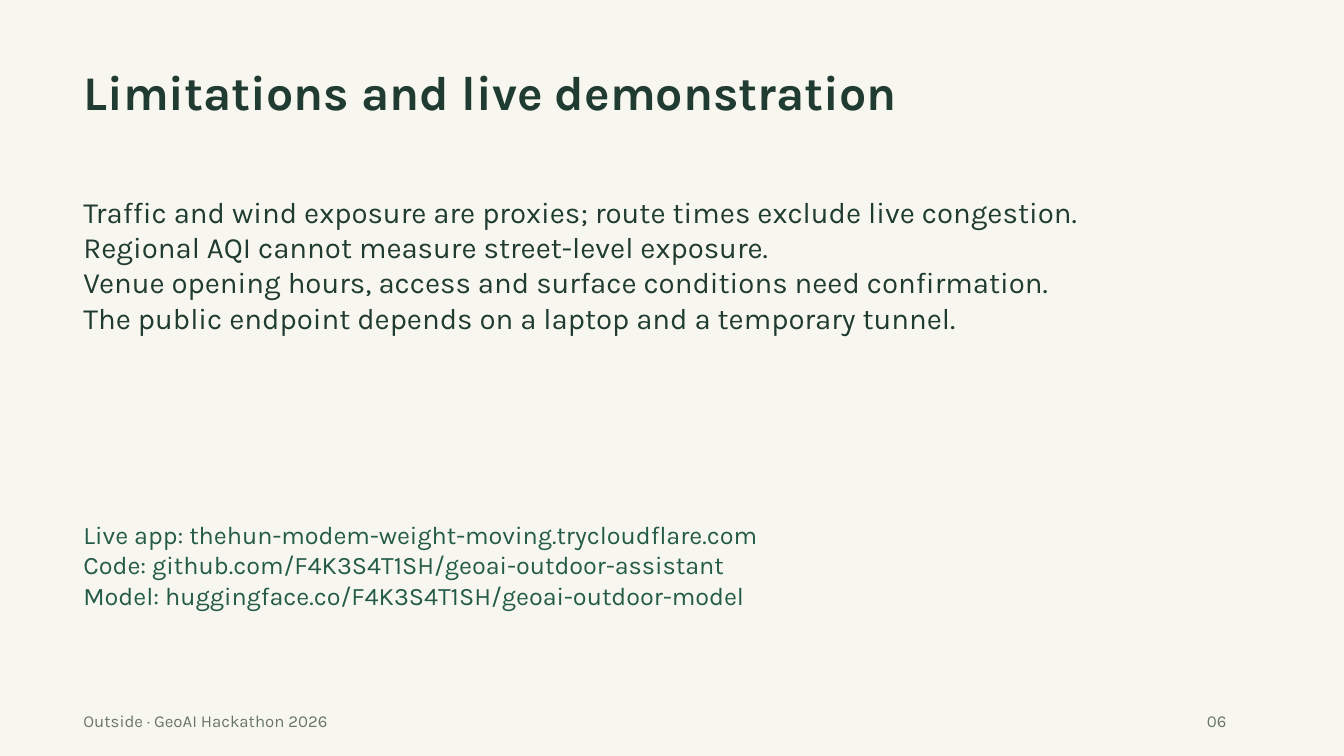
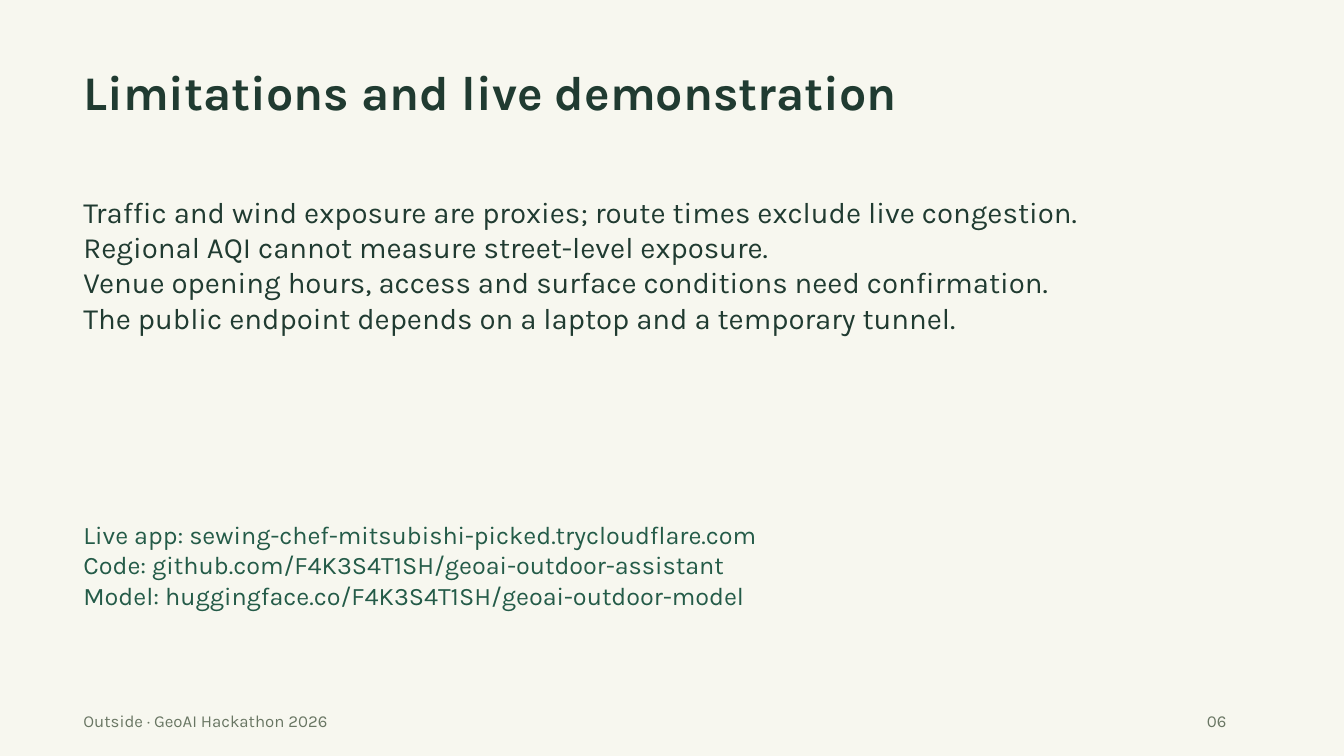
Before and after one commit to F4K3S4T1SH/geoai-outdoor-assistant, a slide deck: slide 6 of submission/outside-geoai-hackathon.pptx. Drawn at 1344x756 pixels with LibreOffice and Linux fonts; fonts in the diff are those of the drawing. Boxes give left, top, right and bottom in pixels: in the first picture for what was removed or moved away, otherwise in the second. Text is boxed around its words. In the diff, an @@ line names an element or a change of style, - is before the commit and + after.

```diff
--- a/submission/outside-geoai-hackathon.pptx
+++ b/submission/outside-geoai-hackathon.pptx
@@ text at (x1=83, y1=526, x2=756, y2=550): text changed @@
-Live app: thehun-modem-weight-moving.trycloudflare.com
+Live app: sewing-chef-mitsubishi-picked.trycloudflare.com
```
Also in this commit, not shown: 3 other slides changed, 37 other files.
